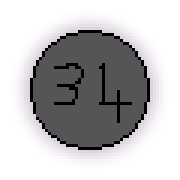
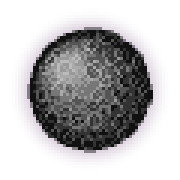
The second (180, 180) image is a revision of the first. Changes to its layers:
painted on "Layer" over (27, 27, 153, 153)
